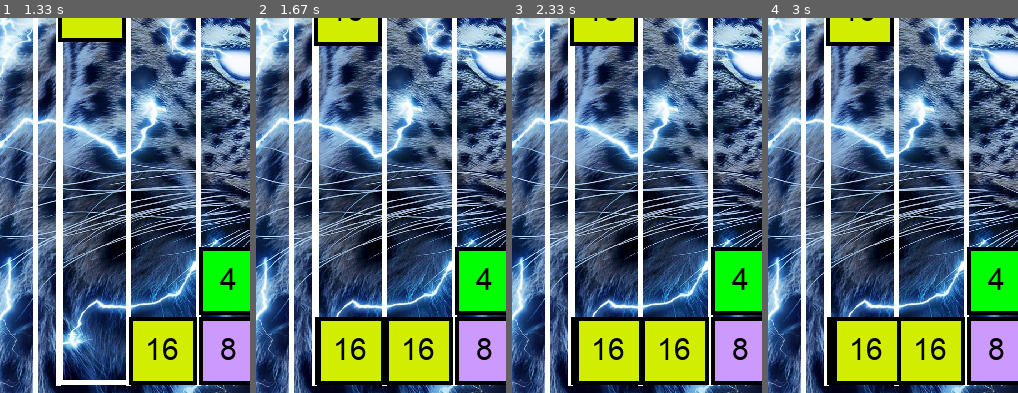
Above: before the commit, frames 1-4 (left to right).
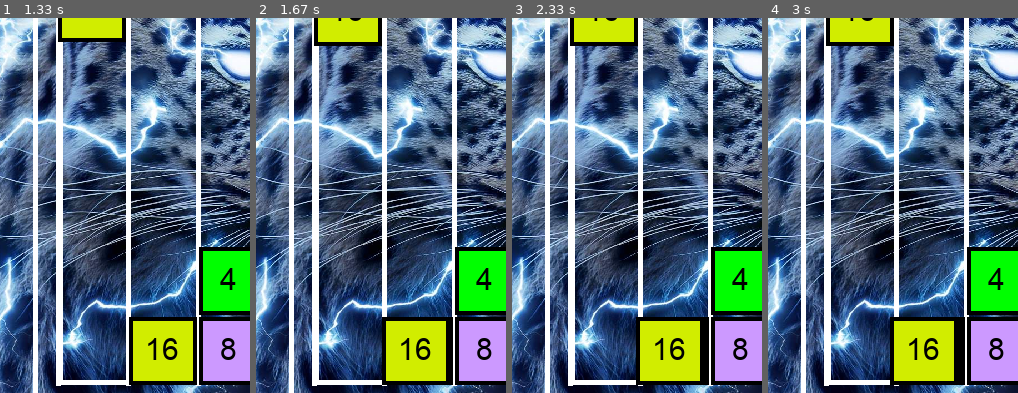
Above: after the commit, the same moments.

Repository: Allen-wa-ng/09170134githw1
Game: pygame game, started from game.py
Same seed, same stepped clock (60 frames per second), same inputs: the game is played once before the commit and once after it.
Inputs (mouse positions are % of the whole screen's width and height, from its top left):
- Up to frame 1 (1.33 s): click (50, 50) at 0.38 s; click (33, 73) at 0.72 s; click (54, 62) at 1.05 s
- Up to frame 2 (1.67 s): click (16, 74) at 1.38 s
- Up to frame 3 (2.33 s): no input
- Up to frame 4 (3 s): no input
The pictures show only the part of the screen within x 3-53%, y 38-88%; the shares and areas given below are measured in that part.

Frame 1 is identical in both runs. In frame 2, 5.7% of the frame differs, in the area x 23-78%, y 79-98%; in frame 3, 6.1%; in frame 4, 6.1%.

Commit message:
more animations!!!

Diff:
--- a/game.py
+++ b/game.py
@@ -216,6 +216,11 @@
         leftLineY = len(blocks[x-1])-1
         if leftLineY>=y:
             if blocks[x][y][0] == blocks[x-1][y][0]:
+                jj=blocks[x-1][y][1]
+                while jj < blocks[x][y][1]:
+                    drawBlock(blocks[x][y][0],jj,blocks[x][y][2])
+                    pygame.display.update()
+                    jj+=0.05
                 blocks[x][y][0] *= 2
                 score += blocks[x][y][0]
                 dropAboveBlocks(x-1,y)
@@ -229,11 +234,11 @@
         rightLineY = len(blocks[x+1])-1
         if rightLineY>=y:
             if blocks[x][y][0] == blocks[x+1][y][0]:
-                jj=blocks[x][y][1]
-                while jj < blocks[x][y-1][2]:
-                    drawBlock(blocks[x][y-1][0],jj,blocks[x][y-1][2])
+                jj=blocks[x+1][y][1]
+                while jj > blocks[x][y][1]:
+                    drawBlock(blocks[x][y][0],jj,blocks[x][y][2])
                     pygame.display.update()
-                    jj+=0.05
+                    jj-=0.05
                 blocks[x][y][0] *= 2
                 score += blocks[x][y][0]
                 dropAboveBlocks(x+1, y)
